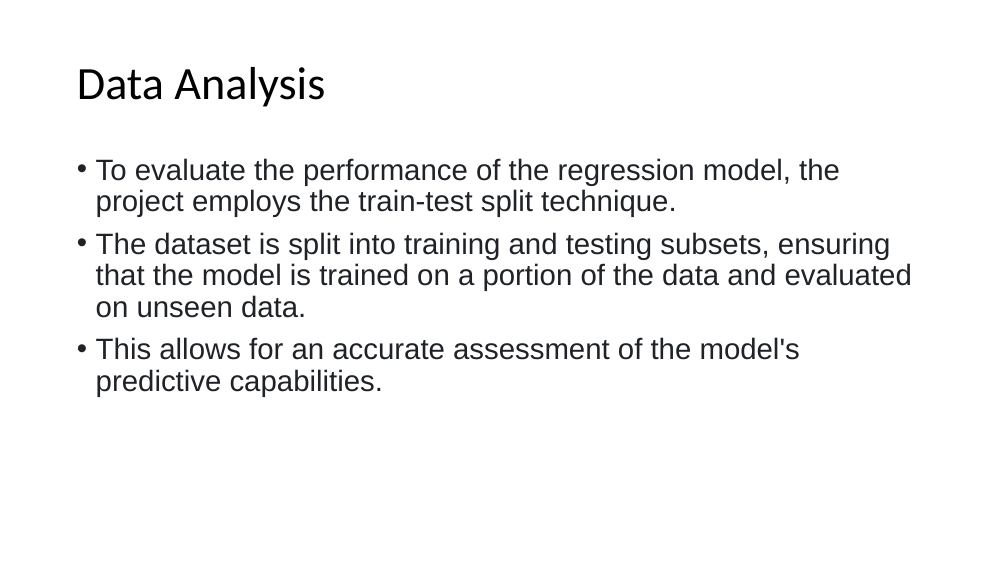
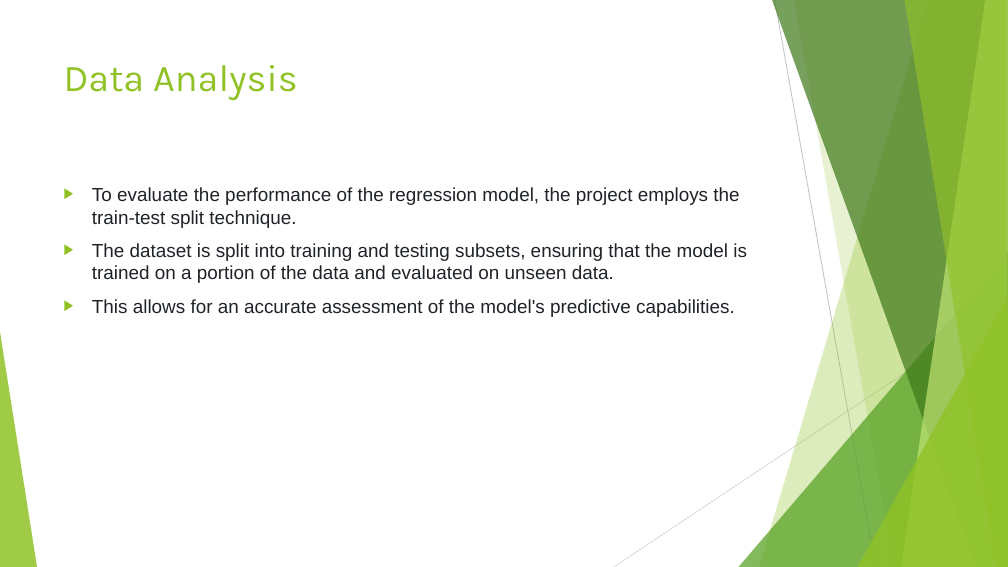
Before and after one commit to venkat123reddy/House_Price_Prediction, a slide deck: slide 6 of House_Price_Prediction.pptx. Drawn at 1008x567 pixels with LibreOffice and Linux fonts; fonts in the diff are those of the drawing. Boxes give left, top, right and bottom in pixels: in the first picture for what was removed or moved away, otherwise in the second. Text is boxed around its words. In the diff, an @@ line names an element or a change of style, - is before the commit and + after.

```diff
--- a/House_Price_Prediction.pptx
+++ b/House_Price_Prediction.pptx
@@ title "Data Analysis": place and size @@
-title "Data Analysis" at (77,67,325,107)
+title "Data Analysis" at (64,65,297,101)
@@ title "Data Analysis" at (64,65,297,101): size 44 to 36 pt, font Calibri to Karla, text colour #000000 to #90C226; line spacing 0.9 to 1; vertical alignment middle to top @@
@@ text "To evaluate the performance of ...": place and size @@
-text "To evaluate the performance of ..." at (96,158,912,397)
+text "To evaluate the performance of ..." at (92,187,747,317)
@@ text "To evaluate the performance of ..." at (92,187,747,317): size 28 to 18 pt; bullet • to ▶; line spacing 0.9 to 1 @@
@@ group added at (0,0,1008,567): 5 freeform shapes, 3 triangles, 2 lines @@
```
Also in this commit, not shown: 8 other slides changed, 5 slides added, 3 slides removed.
